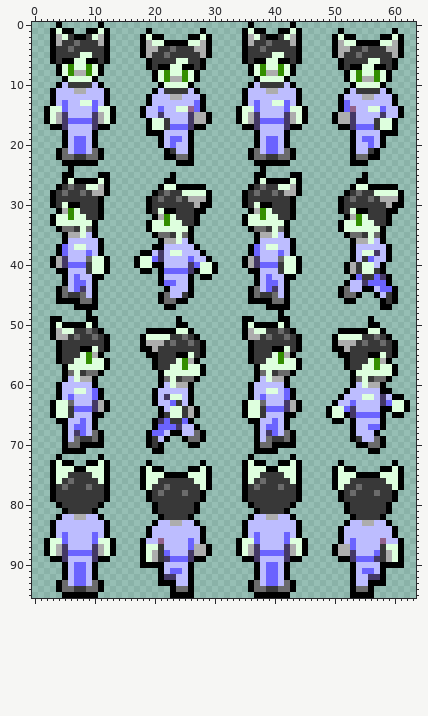
Sprite sheet, stored at Assets/Graphics/Sprites/Characters/Overworld/NPC/Animated/Nurse/Nurse.png. The first picture shows the starting point.
The file is 64x96 pixels.
After:
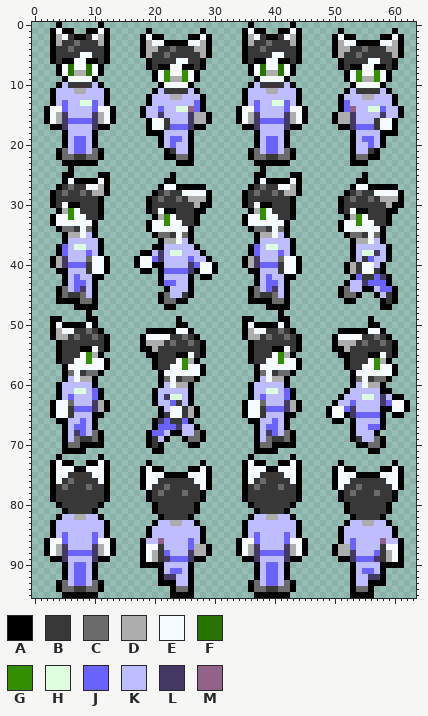
Palette (. is transparent): A #000000  B #383838  C #6b6b6b  D #adadad  E #f6fbff  F #297300  G #338e00  H #deffde  J #6b63ff  K #bdbdff  L #443865  M #93628b
The exact change:
Changed rows in their new state; - is an unchanged pixel.
first column x 4:
 1 E------E------------------------E------E-----------------
 2 -E----E--------E--------E--------E----E--------E--------E
 3 ----------------EE----EE------------------------EE----EE-
 5 ----EE------------------------------EE-------------------
 6 ---EE---------------EE-------------EE---------------EE---
 7 -EFEEFE------------EE------------EFEEFE------------EE----
 8 -EF--FE----------E-EE-E----------EF--FE----------E-EE-E--
 9 --EEEE-----------E----E-----------EEEE-----------E----E--
10 ------------------EEEE----------------------------EEEE---
first column x 3:
14 EE------EE----------------------EE------EE---------------
15 E--------E----------------------E--------E---------------
16 E--------E-------EE-------------E--------E-------------EE
17 -----------------EE------------------------------------EE
first column x 4:
26 --E----E--------------------------E----E-----------------
27 -----EE-----------EE-----------------EE-----------EE-----
28 ---------------------EEEE----------------------------EEEE
30 -E-------------------------------E-----------------------
31 ---E-------------E-----------------E-------------E-------
32 EE-EE--------------E------------EE-EE--------------E-----
33 EEEEEE----------EE-EE-----------EEEEEE----------EE-EE----
34 ----E-----------EEEEEE--------------E-----------EEEEEE---
35 ----E---------------E---------------E---------------E----
36 --------------------E-------------------------------E----
39 ------EE------EE----------------------EE-----------------
40 ------EE------EE--------EE------------EE-----------EE----
41 ------EE----------------EE------------EE-----------EE----
first column x 4:
50 E----E--------------------------E----E--------------------
51 -EE-----------------EE-----------EE-----------------EE----
52 ---------------EEEE----------------------------EEEE-------
54 ------E-------------------------------E-------------------
55 ----E-----------------E-------------E-----------------E---
56 ---EE-EE------------E--------------EE-EE------------E-----
57 --EEEEEE-----------EE-EE----------EEEEEE-----------EE-EE--
58 ---E--------------EEEEEE-----------E--------------EEEEEE--
59 ---E---------------E---------------E---------------E------
60 -------------------E-------------------------------E------
63 EE------------------------------EE----------------------EE
64 EE-----------------EE-----------EE------------EE--------EE
65 EE-----------------EE-----------EE------------EE----------
first column x 4:
73 E------E------------------------E------E-----------------
74 EEE--EEE-------E--------E-------EEE--EEE-------E--------E
75 EE----EE-------EEE----EEE-------EE----EE-------EEE----EEE
76 E------E-------EE------EE-------E------E-------EE------EE
77 ---------------E--------E----------------------E--------E
first column x 3:
86 EE------EE----------------------EE------EE----------------
87 E--------E------EE--------------E--------E--------------EE
88 E--------E------E---------------E--------E---------------E
89 ----------------E----------------------------------------E
